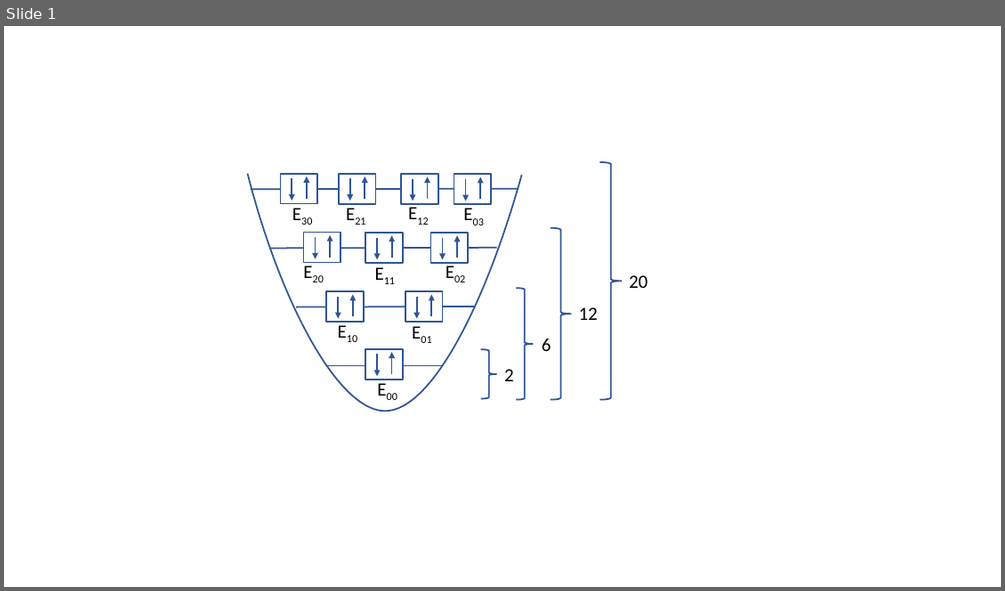
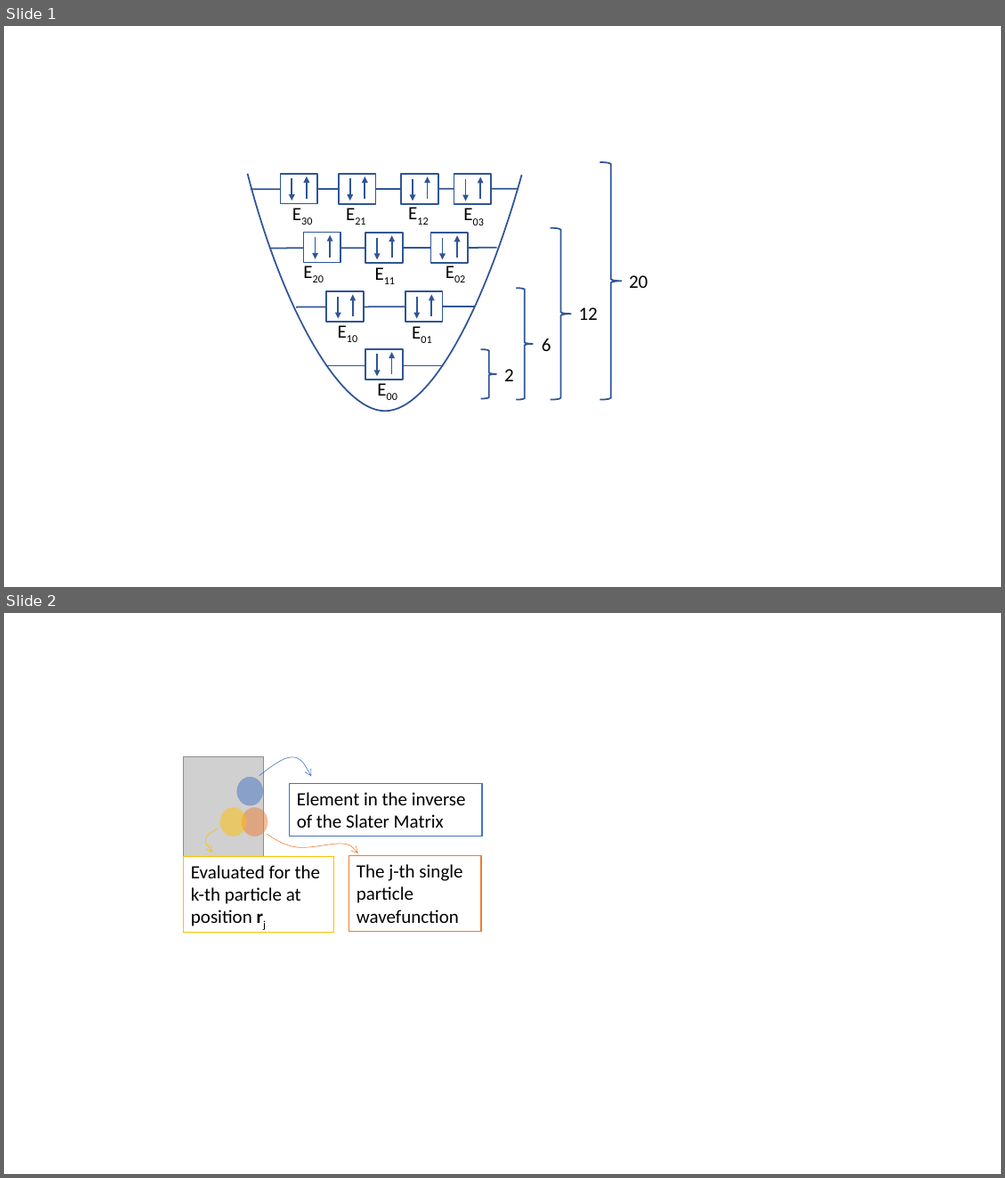
Before and after one commit to vildemjo/vmc_fermions, a slide deck: project_text/fig/states.pptx. Shown one above the other, each under a label of ours: slide 1 before the commit, slides 1 and 2 after it. The pictures are 1005x591 and 1005x1178 pixels, drawn with LibreOffice and Linux fonts; fonts in the diff are those of the drawing; grey boxes stand for pictures. Boxes give left, top, right and bottom in pixels: in the first picture for what was removed or moved away, otherwise in the second. Text is boxed around its words. In the diff, an @@ line names an element or a change of style, - is before the commit and + after.

```diff
--- a/project_text/fig/states.pptx
+++ b/project_text/fig/states.pptx
@@ slide 2 added at [4, 613, 1001, 1174], background #FFFFFF @@
@@ rectangle added at [170, 738, 496, 944], fill #FFFFFF, outline #FFFFFF 1 pt @@
@@ picture added at [184, 756, 264, 863] @@
@@ freeform shape added at [259, 757, 311, 777], outline #4472C4 0.5 pt @@
@@ ellipse added at [236, 777, 263, 806], fill #4472C4 at 50% opacity @@
@@ rectangle added at [290, 784, 483, 836], fill #FFFFFF, outline #4472C4 1 pt, 18 pt, text #000000 @@
+Element in the inverse of the Slater Matrix
@@ ellipse added at [220, 807, 246, 836], fill #FFC000 at 50% opacity @@
@@ ellipse added at [242, 807, 268, 836], fill #ED7D31 at 50% opacity @@
@@ freeform shape added at [206, 828, 218, 852], outline #FFC000 0.5 pt @@
@@ freeform shape added at [267, 834, 357, 853], outline #ED7D31 0.5 pt @@
@@ rectangle added at [184, 856, 334, 932], fill #FFFFFF, outline #FFC000 1 pt, 18 pt, text #000000 @@
+Evaluated for the k-th particle at position rj
@@ rectangle added at [348, 856, 481, 932], fill #FFFFFF, outline #ED7D31 1 pt, 18 pt, text #000000 @@
+The j-th single particle wavefunction
```
Also in this commit, not shown: 7 other files.
